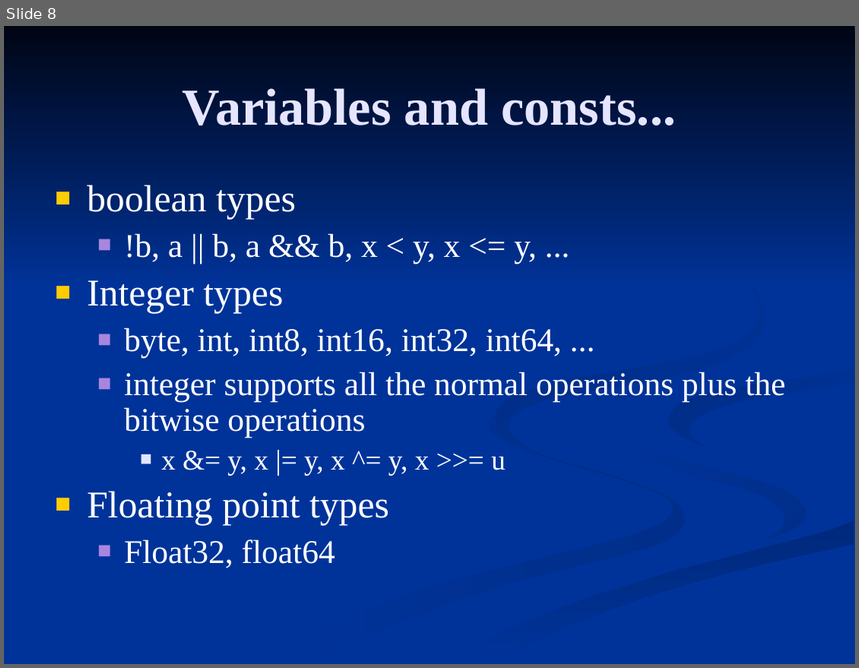
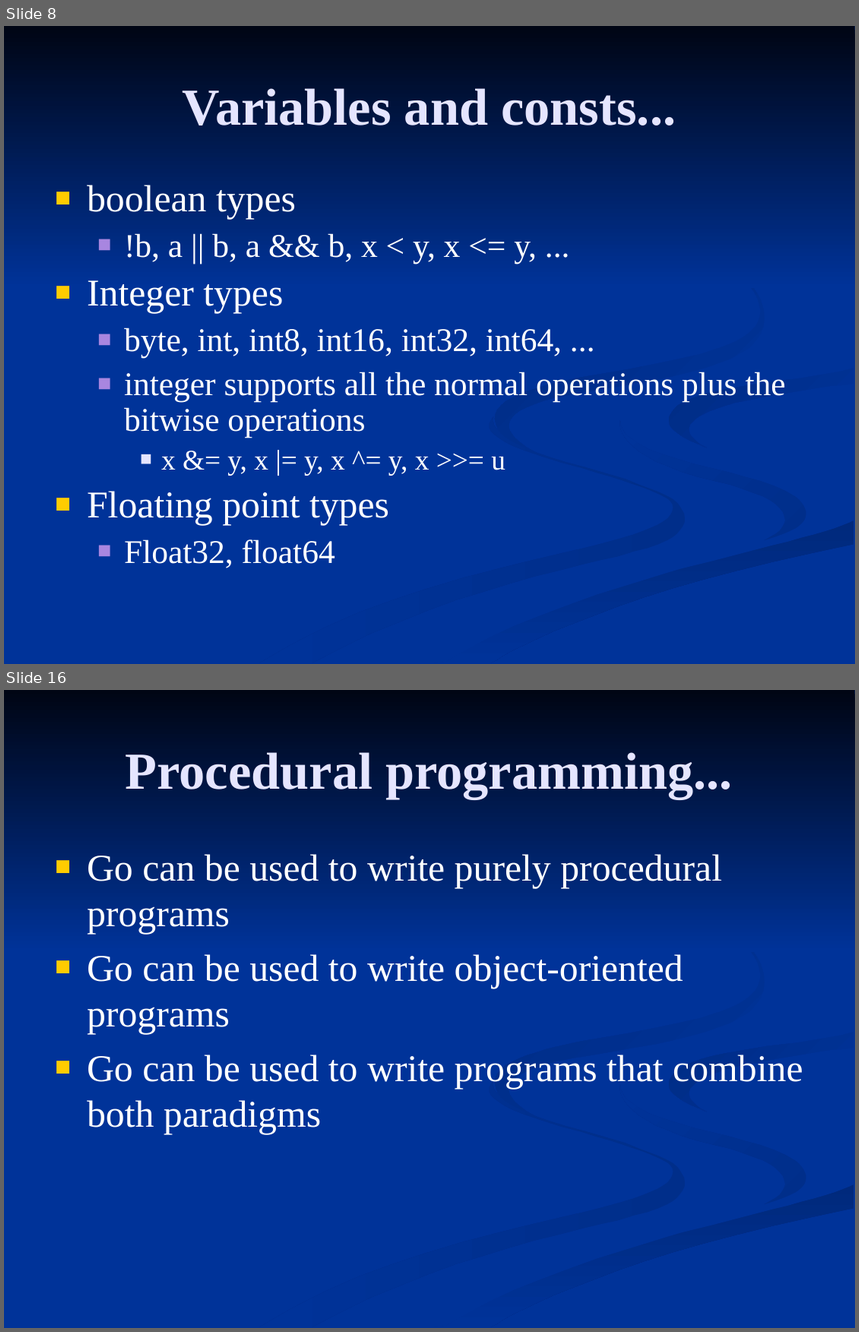
Before and after one commit to FrancoMelandri/GoLang, a slide deck: golang.ppt. Shown one above the other, each under a label of ours: slide 8 before the commit, slides 8 and 16 after it; the slides between them are not shown. The pictures are 859x668 and 859x1332 pixels, drawn with LibreOffice and Linux fonts; fonts in the diff are those of the drawing. Boxes give left, top, right and bottom in pixels: in the first picture for what was removed or moved away, otherwise in the second. Text is boxed around its words. In the diff, an @@ line names an element or a change of style, - is before the commit and + after.

```diff
--- a/golang.ppt
+++ b/golang.ppt
@@ slide 16 added at [4,690,855,1328], background #003399; not listed: 7 template elements that a slide beside it also shows @@
@@ title added at [126,752,733,799], 44 pt, text #E5E5FF, bold @@
+Procedural programming...
@@ text added at [87,854,803,1135], 32 pt, text #FFFFFF @@
+■ Go can be used to write purely procedural programs
+■ Go can be used to write object-oriented programs
+■ Go can be used to write programs that combine both paradigms
```
Also in this commit, not shown: 1 slide changed, 12 other slides added, 9 other files.
